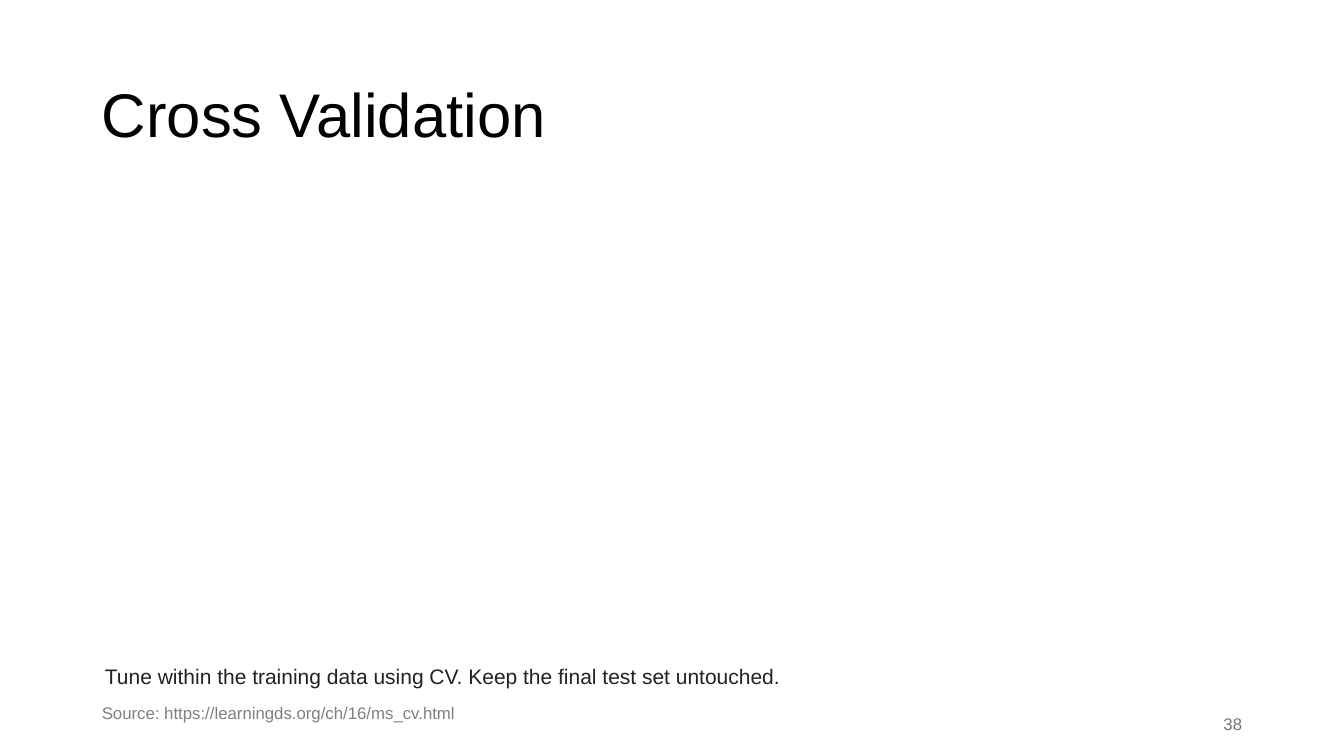
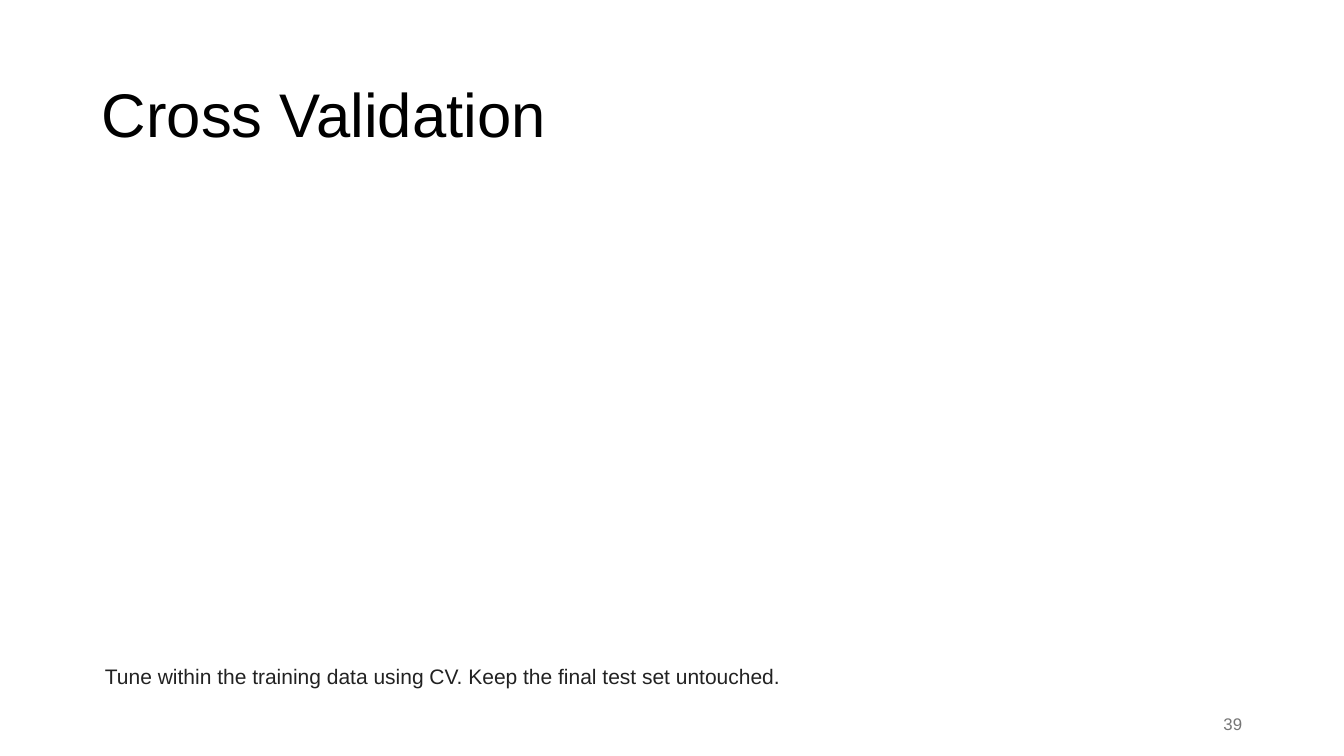
Before and after one commit to Ahsan-ShakoorK/NSU_ML, a slide deck: slide 40 of lectures/NSU Machine Learning — Lecture 1_ Introduction.pptx (slide 39 before the commit). Drawn at 1344x756 pixels with LibreOffice and Linux fonts; fonts in the diff are those of the drawing; background and template pictures are left out. Boxes give left, top, right and bottom in pixels: in the first picture for what was removed or moved away, otherwise in the second. Text is boxed around its words. In the diff, an @@ line names an element or a change of style, - is before the commit and + after.

```diff
--- a/lectures/NSU Machine Learning — Lecture 1_ Introduction.pptx
+++ b/lectures/NSU Machine Learning — Lecture 1_ Introduction.pptx
@@ text removed at <box>102,707,454,723</box> @@
-Source: https://learningds.org/ch/16/ms_cv.html
@@ text at <box>1223,718,1242,730</box>: text changed @@
-38
+39
```
Also in this commit, not shown: 13 other slides changed, 6 slides added, 5 slides removed.
